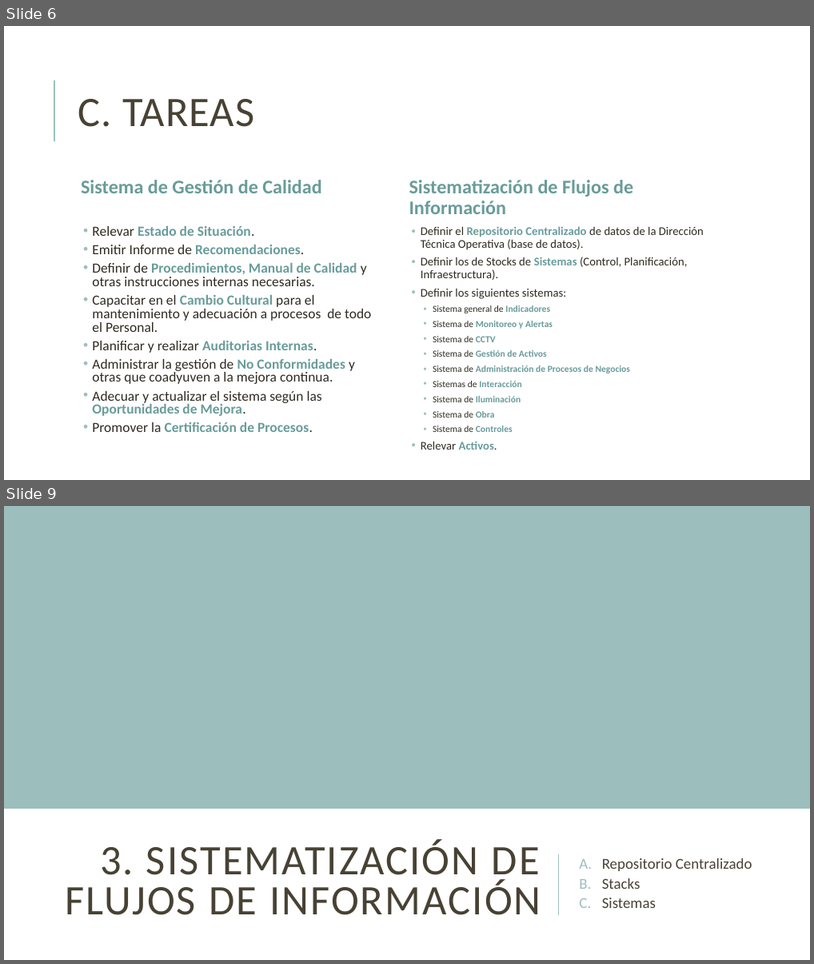
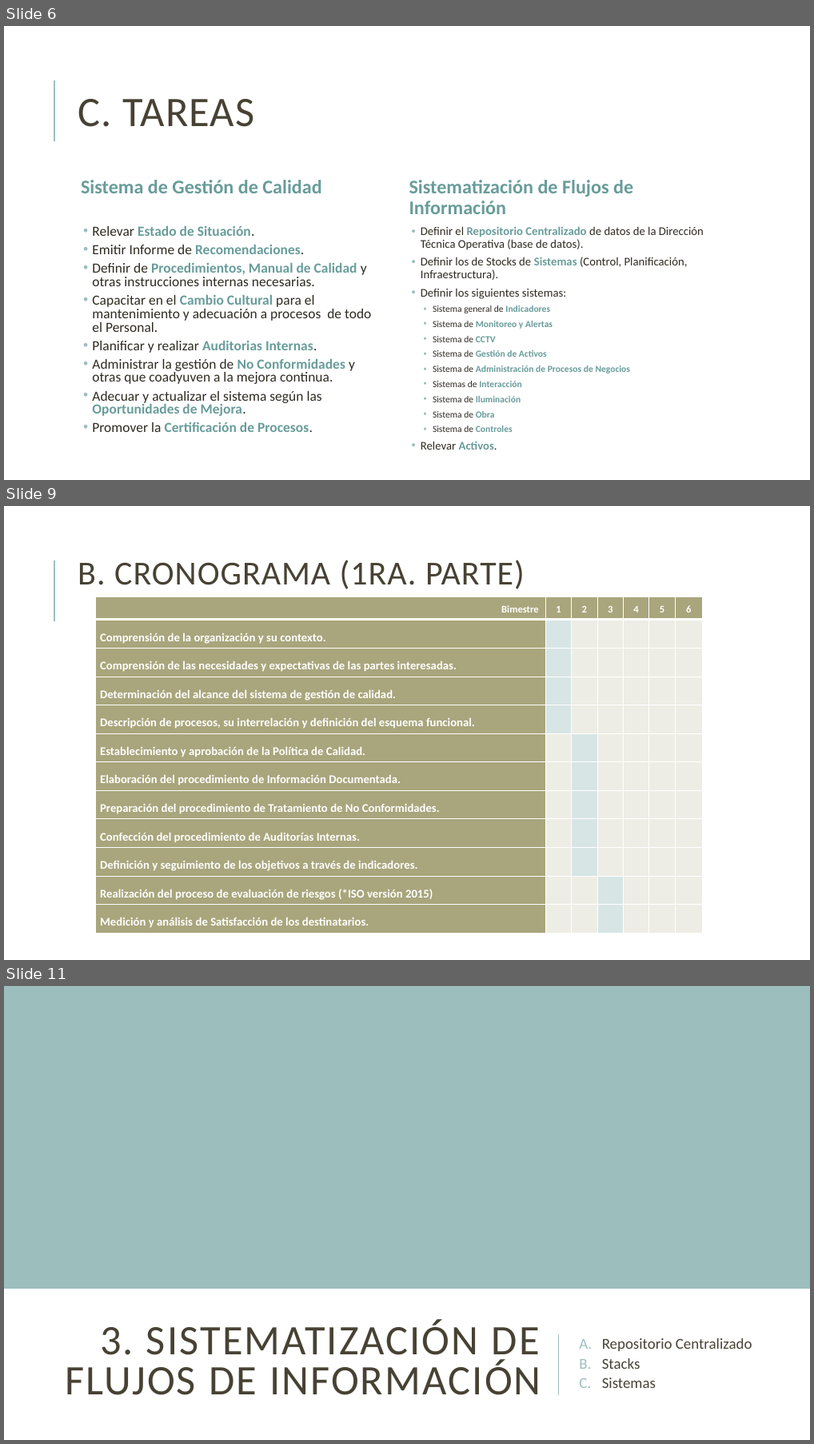
Before and after one commit to jsrxar/dge, a slide deck: 1-general/1-presentaciones/planificacion-control-presentacion-v2.pptx. Shown one above the other, each under a label of ours: slides 6 and 9 before the commit, slides 6, 9 and 11 after it; the slides between them are not shown. The pictures are 814x964 and 814x1444 pixels, drawn with LibreOffice and Linux fonts; fonts in the diff are those of the drawing. Boxes give left, top, right and bottom in pixels: in the first picture for what was removed or moved away, otherwise in the second. Text is boxed around its words. In the diff, an @@ line names an element or a change of style, - is before the commit and + after.

```diff
--- a/1-general/1-presentaciones/planificacion-control-presentacion-v2.pptx
+++ b/1-general/1-presentaciones/planificacion-control-presentacion-v2.pptx
@@ slide 9 added at box(4, 506, 810, 960), background #FFFFFF; not listed: 1 template element that a slide beside it also shows @@
@@ title added at box(78, 560, 525, 589), 40 pt, text #474233 @@
+B. CRONOGRAMA (1RA. PARTE)
@@ table added at box(95, 596, 703, 933), 12 rows, 7 columns @@
+Bimestre | 1 | 2 | 3 | 4 | 5 | 6
+Comprensión de la organización y su contexto. |  |  |  |  |  | 
+Comprensión de las necesidades y expectativas de las partes interesadas. |  |  |  |  |  | 
+Determinación del alcance del sistema de gestión de calidad. |  |  |  |  |  | 
+Descripción de procesos, su interrelación y definición del esquema funcional. |  |  |  |  |  | 
+Establecimiento y aprobación de la Política de Calidad. |  |  |  |  |  | 
+Elaboración del procedimiento de Información Documentada. |  |  |  |  |  | 
+Preparación del procedimiento de Tratamiento de No Conformidades. |  |  |  |  |  | 
+Confección del procedimiento de Auditorías Internas. |  |  |  |  |  | 
+Definición y seguimiento de los objetivos a través de indicadores. |  |  |  |  |  | 
+Realización del proceso de evaluación de riesgos (*ISO versión 2015) |  |  |  |  |  | 
+Medición y análisis de Satisfacción de los destinatarios. |  |  |  |  |  | 
@@ what was slide 9 is now slide 11 @@
```
Also in this commit, not shown: 18 slides changed, 5 other slides added.
